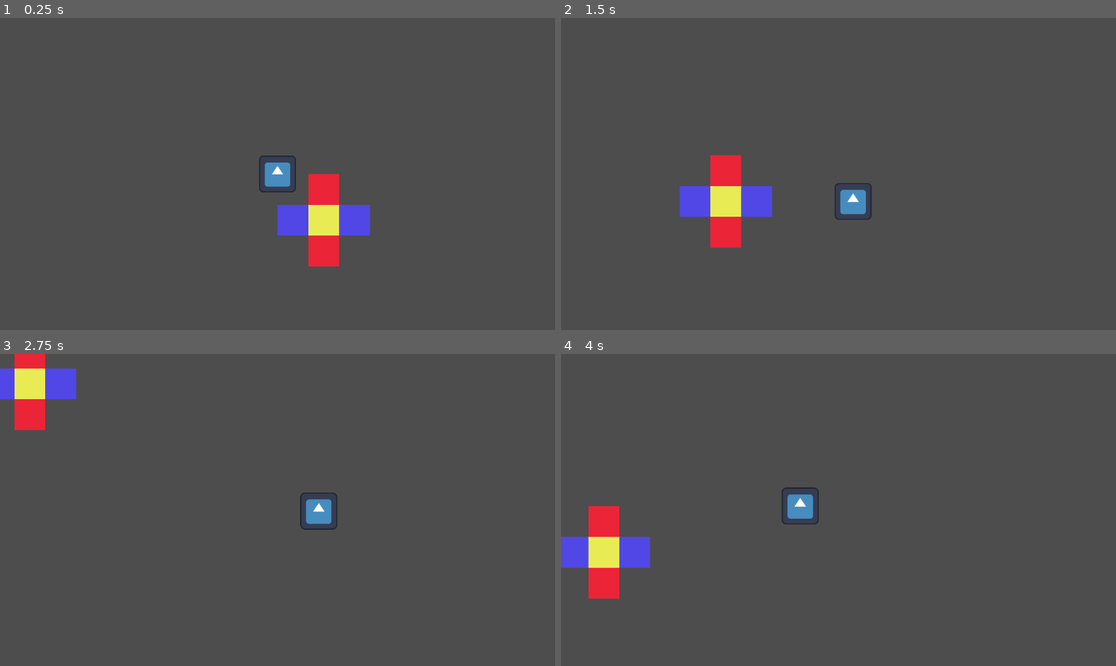
Above: before the commit, frames 1-4 (two rows, left to right).
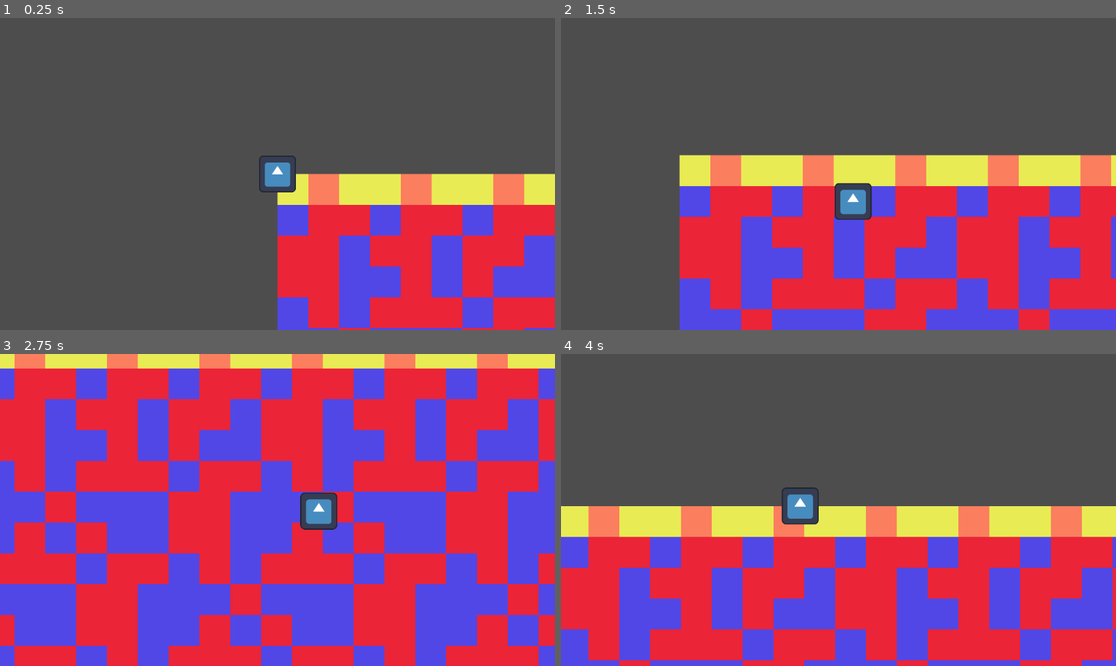
Above: after the commit, the same moments.

Repository: artelephantb/turbo-fishstick
Game: Godot game, scene res://scenes/world.tscn
Same seed, same stepped clock (60 frames per second), same inputs: the game is played once before the commit and once after it. The engine's default icon, where the game draws it, is replaced by a stand-in: a white triangle on a blue panel in a dark square.
Inputs:
- Up to frame 1 (0.25 s): no input
- Up to frame 2 (1.5 s): tap Enter at 0.5 s; hold Right (player_right) 0.53-1.28 s; hold Down (player_down) from 1.28 s (still down)
- Up to frame 3 (2.75 s): release Down (player_down) at 2.03 s; hold Right (player_right) from 2.03 s (still down)
- Up to frame 4 (4 s): release Right (player_right) at 2.78 s; hold Up (player_up) 2.78-3.53 s; hold Left (player_left) from 3.53 s (still down)

The runs differ from the first frame. In frame 1, 24% of the frame differs, in the area x 49-100%, y 49-100%; in frame 2, 42%; in frame 3, 98%, in the area x 0-100%, y 0-100%; in frame 4, 50%.

Commit message:
Added big chunks

Diff:
--- a/scenes/world.gd
+++ b/scenes/world.gd
@@ -1,18 +1,27 @@
 extends Node2D
 
 @export var tile_layer: TileMapLayer
-@export var seed = 100
+@export var set_seed = 100
 
-func place_structure(structure: Array, position: Vector2i):
+const STRUCTURE_TOPS = [[[3, 4, 3], [2, 1, 1], [1, 1, 2]]]
+
+const STRUCTURE_GROUNDS = [[[1, 2, 2], [2, 1, 1], [1, 1, 2]], [[1, 1, 2], [2, 1, 2], [2, 2, 1]], [[2, 1, 2], [1, 1, 1], [2, 2, 2]]]
+
+func place_structure(structure: Array, location: Vector2i):
 	for height in range(len(structure)):
 		for length in range(len(structure[height])):
 			if structure[height][length] == 0:
-				tile_layer.erase_cell(Vector2i(length, height) + position)
+				tile_layer.erase_cell(Vector2i(length, height) + location)
 			else:
-				tile_layer.set_cell(Vector2i(length, height), structure[height][length] - 1, Vector2i(0, 0))
+				tile_layer.set_cell(Vector2i(length, height) + location, structure[height][length] - 1, Vector2i(0, 0))
 
 func _ready() -> void:
-	place_structure([[0, 1, 0], [2, 3, 2], [0, 1, 0]], Vector2i(0, 0))
+	for chunk_x in range(15):
+		for chunk_y in range(15):
+			if chunk_y <= 0:
+				place_structure(STRUCTURE_TOPS[(set_seed * chunk_x + chunk_y) % len(STRUCTURE_TOPS)], Vector2i(chunk_x * 3, chunk_y * 3))
+			if chunk_y > 0:
+				place_structure(STRUCTURE_GROUNDS[(set_seed * chunk_x + chunk_y) % len(STRUCTURE_GROUNDS)], Vector2i(chunk_x * 3, chunk_y * 3))
 
 func _process(delta: float) -> void:
 	pass
